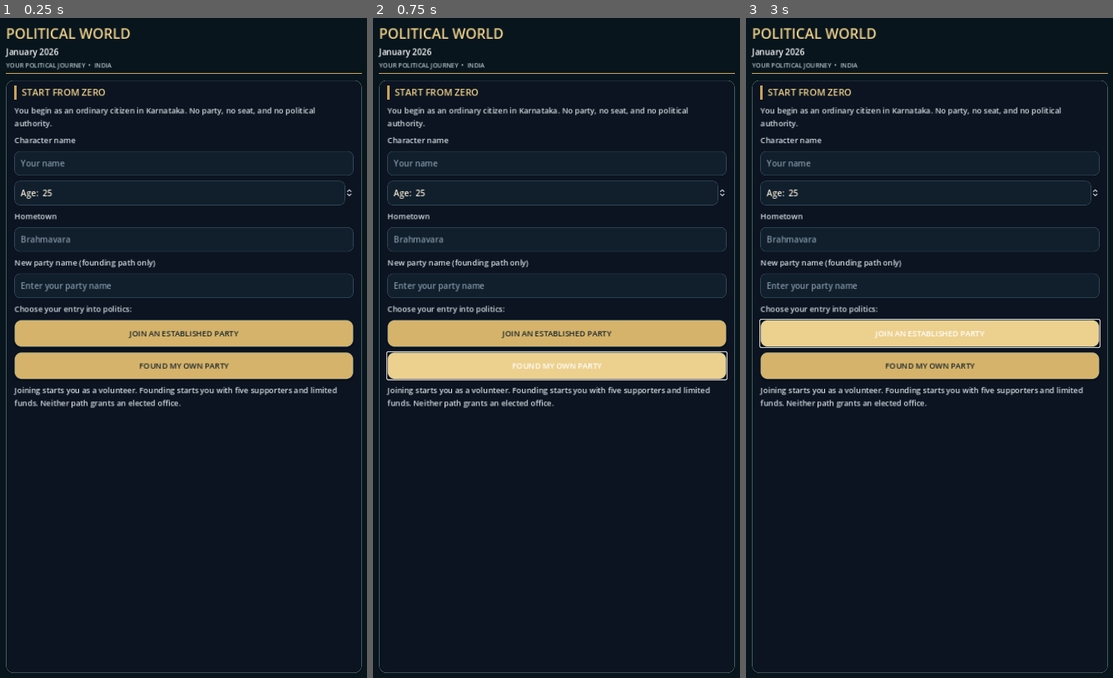
Above: before the commit, frames 1-3 (left to right).
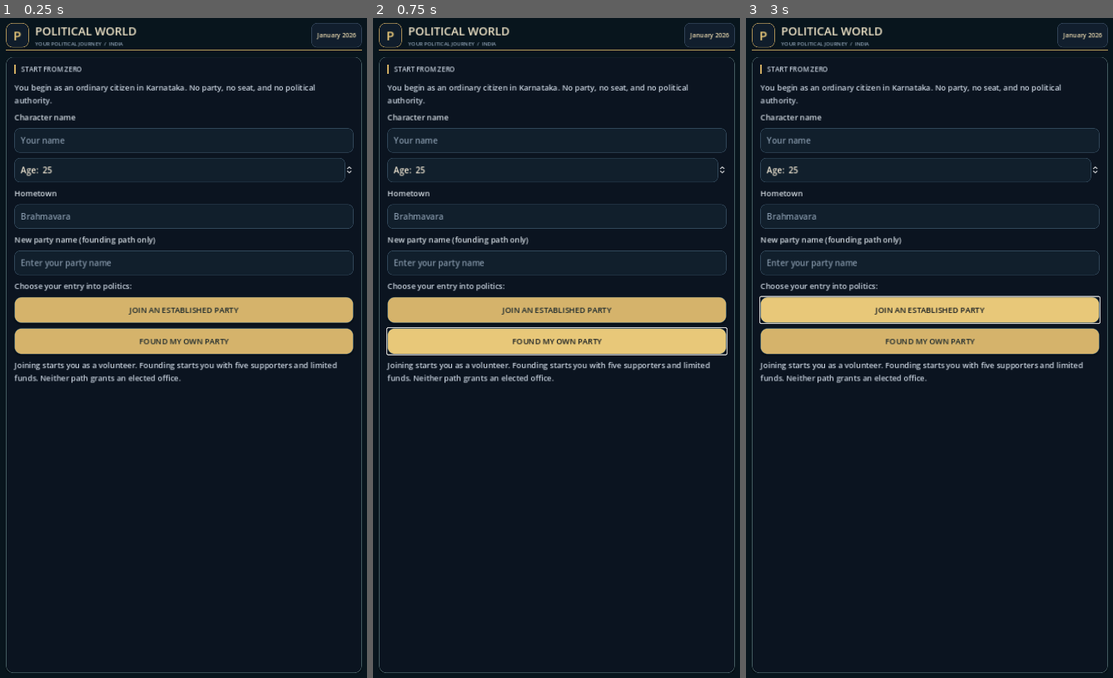
Above: after the commit, the same moments.

Repository: dhanushpoojary9740-boop/political-world
Game: Godot game, scene res://main.tscn
Same seed, same stepped clock (60 frames per second), same inputs: the game is played once before the commit and once after it.
Inputs:
- Up to frame 1 (0.25 s): no input
- Up to frame 2 (0.75 s): click "FOUND MY OWN PARTY" at 0.5 s
- Up to frame 3 (3 s): click "FOUND MY OWN PARTY" at 1.25 s; click "FOUND MY OWN PARTY" at 2 s; click "JOIN AN ESTABLISHED PARTY" at 2.75 s

The runs differ from the first frame. In frame 1, 15% of the frame differs, in the area x 1-99%, y 0-60%; in frame 2, 15%; in frame 3, 17%.

Commit message:
Redesign Political World UI with premium RAJNITI-inspired styling

Diff:
--- a/scripts/main.gd
+++ b/scripts/main.gd
@@ -106,26 +106,52 @@
     header.add_theme_constant_override("separation", 5)
     root.add_child(header)
 
+    var brand_row := HBoxContainer.new()
+    brand_row.name = "BrandHeader"
+    brand_row.size_flags_horizontal = Control.SIZE_EXPAND_FILL
+    brand_row.add_theme_constant_override("separation", 12)
+    header.add_child(brand_row)
+
+    var brand_mark := PanelContainer.new()
+    brand_mark.custom_minimum_size = Vector2(44, 44)
+    brand_mark.add_theme_stylebox_override("panel", _brand_mark_style())
+    brand_row.add_child(brand_mark)
+    var mark_label := Label.new()
+    mark_label.text = "P"
+    mark_label.horizontal_alignment = HORIZONTAL_ALIGNMENT_CENTER
+    mark_label.vertical_alignment = VERTICAL_ALIGNMENT_CENTER
+    mark_label.add_theme_font_size_override("font_size", 25)
+    mark_label.add_theme_color_override("font_color", Color("#e8c879"))
+    brand_mark.add_child(mark_label)
+
+    var brand_copy := VBoxContainer.new()
+    brand_copy.size_flags_horizontal = Control.SIZE_EXPAND_FILL
+    brand_copy.add_theme_constant_override("separation", 1)
+    brand_row.add_child(brand_copy)
     var title := Label.new()
     title.text = "POLITICAL WORLD"
-    title.add_theme_font_size_override("font_size", 27)
-    title.add_theme_color_override("font_color", Color("#f0d18a"))
-    header.add_child(title)
-
+    title.add_theme_font_size_override("font_size", 22)
+    title.add_theme_color_override("font_color", Color("#f2e6c9"))
+    brand_copy.add_child(title)
+
+    var subtitle := Label.new()
+    subtitle.text = "YOUR POLITICAL JOURNEY  /  INDIA"
+    subtitle.add_theme_font_size_override("font_size", 10)
+    subtitle.add_theme_color_override("font_color", Color("#91a4b7"))
+    brand_copy.add_child(subtitle)
+
+    var date_capsule := PanelContainer.new()
+    date_capsule.add_theme_stylebox_override("panel", _date_capsule_style())
+    brand_row.add_child(date_capsule)
     date_label = Label.new()
-    date_label.add_theme_font_size_override("font_size", 16)
-    date_label.add_theme_color_override("font_color", Color("#ffffff"))
-    header.add_child(date_label)
-
-    var subtitle := Label.new()
-    subtitle.text = "YOUR POLITICAL JOURNEY  •  INDIA"
-    subtitle.add_theme_font_size_override("font_size", 12)
-    subtitle.add_theme_color_override("font_color", Color("#b5c6cb"))
-    header.add_child(subtitle)
+    date_label.horizontal_alignment = HORIZONTAL_ALIGNMENT_CENTER
+    date_label.add_theme_font_size_override("font_size", 12)
+    date_label.add_theme_color_override("font_color", Color("#e6d6ad"))
+    date_capsule.add_child(date_label)
 
     var header_rule := ColorRect.new()
-    header_rule.color = Color("#c8a45b")
-    header_rule.custom_minimum_size = Vector2(0, 2)
+    header_rule.color = Color("#b89a5a")
+    header_rule.custom_minimum_size = Vector2(0, 1)
     header_rule.size_flags_horizontal = Control.SIZE_EXPAND_FILL
     header.add_child(header_rule)
 
@@ -176,7 +202,7 @@
 func _build_bottom_navigation(parent: VBoxContainer) -> void:
     main_tab_bar = ScrollContainer.new()
     main_tab_bar.name = "BottomNavigation"
-    main_tab_bar.custom_minimum_size = Vector2(0, 82)
+    main_tab_bar.custom_minimum_size = Vector2(0, 76)
     main_tab_bar.size_flags_horizontal = Control.SIZE_EXPAND_FILL
     main_tab_bar.horizontal_scroll_mode = ScrollContainer.SCROLL_MODE_AUTO
     main_tab_bar.vertical_scroll_mode = ScrollContainer.SCROLL_MODE_DISABLED
@@ -186,7 +212,7 @@
     parent.add_child(main_tab_bar)
 
     var nav_row := HBoxContainer.new()
-    nav_row.add_theme_constant_override("separation", 8)
+    nav_row.add_theme_constant_override("separation", 6)
     nav_row.size_flags_horizontal = Control.SIZE_EXPAND_FILL
     main_tab_bar.add_child(nav_row)
 
@@ -194,8 +220,8 @@
     for index in range(tab_names.size()):
         var tab_button := Button.new()
         tab_button.text = tab_names[index]
-        tab_button.custom_minimum_size = Vector2(118, 60)
-        tab_button.add_theme_font_size_override("font_size", 14)
+        tab_button.custom_minimum_size = Vector2(104, 56)
+        tab_button.add_theme_font_size_override("font_size", 13)
         tab_button.add_theme_stylebox_override("normal", _button_style("#19333d"))
         tab_button.add_theme_stylebox_override("hover", _button_style("#294b53"))
         tab_button.add_theme_stylebox_override("pressed", _button_style("#d0ad62"))
@@ -385,15 +411,37 @@
 
 func _card_style() -> StyleBoxFlat:
     var style := StyleBoxFlat.new()
-    style.bg_color = Color("#122832")
-    style.border_color = Color("#405960")
+    style.bg_color = Color("#111e2d")
+    style.border_color = Color("#2c3c52")
     style.set_border_width_all(1)
-    style.border_width_left = 3
-    style.set_corner_radius_all(16)
-    style.set_content_margin_all(18)
-    style.shadow_color = Color(0, 0, 0, 0.30)
-    style.shadow_size = 6
-    style.shadow_offset = Vector2(0, 3)
+    style.border_width_left = 2
+    style.border_color = Color("#b89a5a")
+    style.set_corner_radius_all(15)
+    style.set_content_margin_all(17)
+    style.shadow_color = Color(0, 0, 0, 0.22)
+    style.shadow_size = 5
+    style.shadow_offset = Vector2(0, 2)
+    return style
+
+func _brand_mark_style() -> StyleBoxFlat:
+    var style := StyleBoxFlat.new()
+    style.bg_color = Color("#101d2b")
+    style.border_color = Color("#b89a5a")
+    style.set_border_width_all(1)
+    style.set_corner_radius_all(12)
+    style.set_content_margin_all(2)
+    return style
+
+func _date_capsule_style() -> StyleBoxFlat:
+    var style := StyleBoxFlat.new()
+    style.bg_color = Color("#111e2d")
+    style.border_color = Color("#34465b")
+    style.set_border_width_all(1)
+    style.set_corner_radius_all(10)
+    style.content_margin_left = 11
+    style.content_margin_right = 11
+    style.content_margin_top = 9
+    style.content_margin_bottom = 9
     return style
 
 func _refresh_office_missions() -> void:
@@ -522,16 +570,21 @@
     var title_row := HBoxContainer.new()
     title_row.size_flags_horizontal = Control.SIZE_EXPAND_FILL
     title_row.add_theme_constant_override("separation", 10)
+    title_row.custom_minimum_size = Vector2(0, 28)
+
     var accent := ColorRect.new()
-    accent.color = Color("#c8a45b")
-    accent.custom_minimum_size = Vector2(4, 25)
+    accent.color = Color("#d0ad62")
+    accent.custom_minimum_size = Vector2(3, 18)
+    accent.size_flags_vertical = Control.SIZE_SHRINK_CENTER
     title_row.add_child(accent)
+
     var label := Label.new()
-    label.text = text_value
+    label.text = text_value.to_upper()
     label.size_flags_horizontal = Control.SIZE_EXPAND_FILL
-    label.add_theme_font_size_override("font_size", 18)
-    label.add_theme_color_override("font_color", Color("#f0d18a"))
+    label.add_theme_font_size_override("font_size", 13)
+    label.add_theme_color_override("font_color", Color("#c6d0dc"))
     title_row.add_child(label)
+
     parent.add_child(title_row)
 
 func _add_body(parent: VBoxContainer, text_value: String) -> Label:
@@ -539,17 +592,20 @@
     label.text = text_value
     label.autowrap_mode = TextServer.AUTOWRAP_WORD_SMART
     label.size_flags_horizontal = Control.SIZE_EXPAND_FILL
-    label.add_theme_color_override("font_color", Color("#d4dce3"))
+    label.add_theme_font_size_override("font_size", 15)
+    label.add_theme_color_override("font_color", Color("#c7d1dd"))
     parent.add_child(label)
     return label
 
 func _add_button(parent: VBoxContainer, text_value: String, callback: Callable) -> void:
     var button := Button.new()
     button.text = text_value
-    button.custom_minimum_size = Vector2(0, 52)
+    button.custom_minimum_size = Vector2(0, 50)
     button.add_theme_color_override("font_color", Color("#14232a"))
     button.add_theme_stylebox_override("normal", _button_style("#d5b36b"))
-    button.add_theme_stylebox_override("hover", _button_style("#ecd08e"))
+    button.add_theme_stylebox_override("hover", _button_style("#e8c879"))
+    button.add_theme_stylebox_override("pressed", _button_style("#b18b45"))
+    button.add_theme_color_override("font_hover_color", Color("#101820"))
     button.pressed.connect(callback)
     parent.add_child(button)
 
